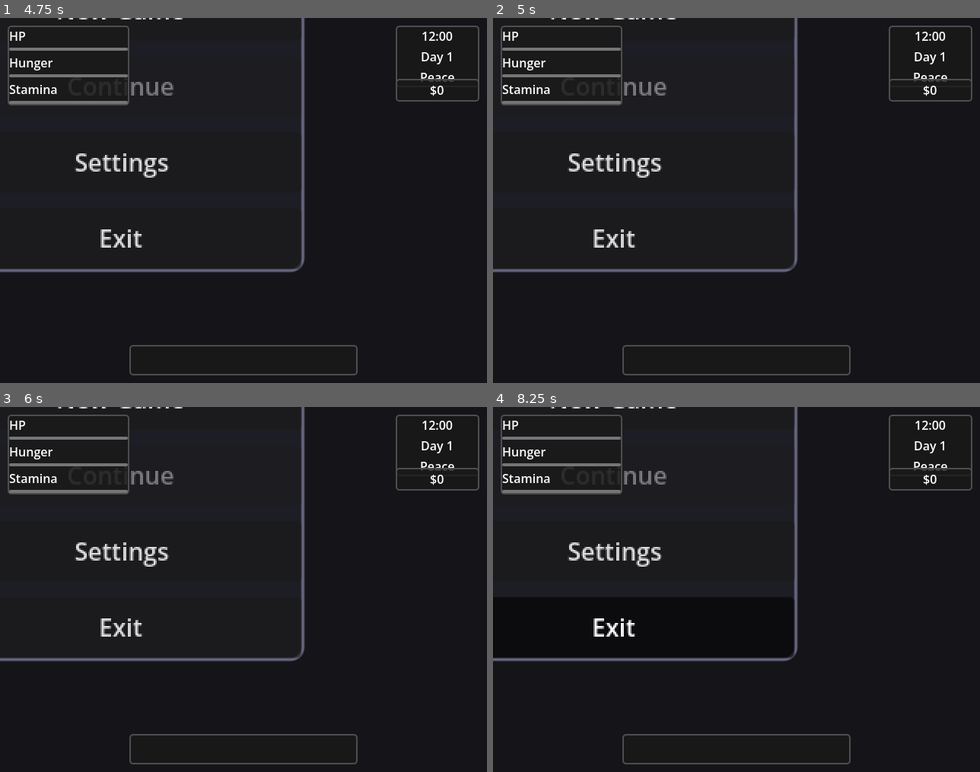
Above: before the commit, frames 1-4 (two rows, left to right).
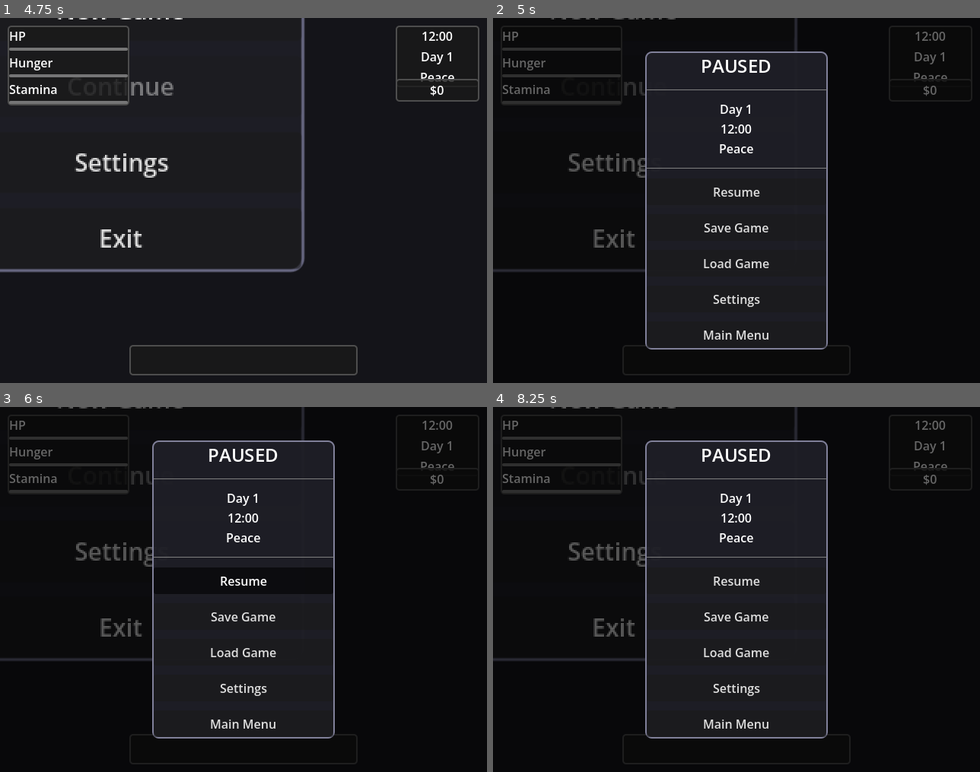
Above: after the commit, the same moments.

Repository: gukazma/Vessels
Game: Godot game, scene res://scenes/main.tscn
The game is run twice, just before and just after one commit, with the same random seed, the same clock (stepped at 60 frames per second) and the same inputs.
Inputs (mouse positions are in pixels of both pictures, inside the frame that each line leads up to):
- Up to frame 1 (4.75 s): tap Enter (ui_accept) at 0.5, 0.77 s; move the mouse to (350, 182) at 0.52 s; hold D (move_right) 0.53-1.25 s; hold E (interact) 0.53-1.25 s; click (350, 182) at 0.67 s; click "Settings" at 1.25 s; move the mouse to (146, 218) at 2.02 s; hold S (move_down) 2.03-2.78 s; tap E (interact) at 2.1, 3.6 s; move the mouse to (292, 120) at 2.77 s; hold D (move_right) 2.78-3.53 s; hold E (interact) 2.78-3.53 s; move the mouse to (219, 273) at 3.52 s; hold W (move_up) 3.53-4.28 s; click (219, 273) at 3.67 s; move the mouse to (389, 255) at 4.27 s; hold A (move_left) from 4.28 s (still down); hold E (interact) from 4.28 s (still down)
- Up to frame 2 (5 s): keep holding A (move_left); keep holding E (interact); tap Escape (pause) at 4.9 s
- Up to frame 3 (6 s): move the mouse to (97, 534) at 5.02 s; release E (interact) at 5.03 s; tap E (interact) at 5.1 s; move the mouse to (267, 589) at 5.77 s; release A (move_left) at 5.78 s; hold S (move_down) from 5.78 s (still down); hold E (interact) from 5.78 s (still down); click (267, 589) at 5.92 s
- Up to frame 4 (8.25 s): move the mouse to (663, 498) at 6.52 s; release S (move_down) at 6.53 s; release E (interact) at 6.53 s; hold D (move_right) 6.53-7.28 s; tap E (interact) at 6.6, 8.1 s; move the mouse to (843, 571) at 7.27 s; hold W (move_up) 7.28-8.03 s; hold E (interact) 7.28-8.03 s; move the mouse to (639, 607) at 8.02 s; hold D (move_right) from 8.03 s (still down); click (639, 607) at 8.17 s

Frame 1 is identical in both runs. In frame 2, 6.7% of the frame differs, in the area x 0-99%, y 0-98%; in frame 3, 6.7%; in frame 4, 6.6%.
Error before the commit: Parse Error: Too few arguments for "load_game()" call. Expected at least 1 but received 0. (res://scripts/ui/main_menu.gd:85)
Error after the commit: Invalid call. Nonexistent function 'has_save_data' in base 'Node (save_manager.gd)'. (res://scripts/ui/main_menu.gd:111)

Commit message:
fix: resolve GDScript parse errors
- Fix load_game() calls to include slot parameter (default 0)
- Rename set_visible() to set_hud_visible() in hud.gd to avoid overriding native method
- Rename Container class to LootContainer to avoid conflict with native class

Co-Authored-By: Claude Opus 4.5 <noreply@anthropic.com>

Diff:
--- a/scripts/entities/interactables/container.gd
+++ b/scripts/entities/interactables/container.gd
@@ -1,7 +1,7 @@
 # container.gd
 # 容器 - 可搜刮物品
 # 继承 Interactable 基类
-class_name Container
+class_name LootContainer
 extends Interactable
 
 ## ==================== 信号 ====================
--- a/scripts/ui/hud.gd
+++ b/scripts/ui/hud.gd
@@ -260,7 +260,7 @@
 ## ==================== 公共方法 ====================
 
 ## 显示/隐藏 HUD
-func set_visible(visible: bool) -> void:
+func set_hud_visible(visible: bool) -> void:
 	for child in get_children():
 		if child is Control:
 			child.visible = visible
--- a/scripts/ui/main_menu.gd
+++ b/scripts/ui/main_menu.gd
@@ -80,9 +80,9 @@
 	print("[MainMenu] 继续游戏")
 	continue_game_requested.emit()
 
-	# 加载存档
+	# 加载存档 (默认使用槽位 0)
 	if SaveManager:
-		SaveManager.load_game()
+		SaveManager.load_game(0)
 
 
 func _on_settings_pressed() -> void:
--- a/scripts/ui/pause_menu.gd
+++ b/scripts/ui/pause_menu.gd
@@ -99,7 +99,7 @@
 	load_requested.emit()
 
 	if SaveManager:
-		SaveManager.load_game()
+		SaveManager.load_game(0)
 		resume_game()
 
 
